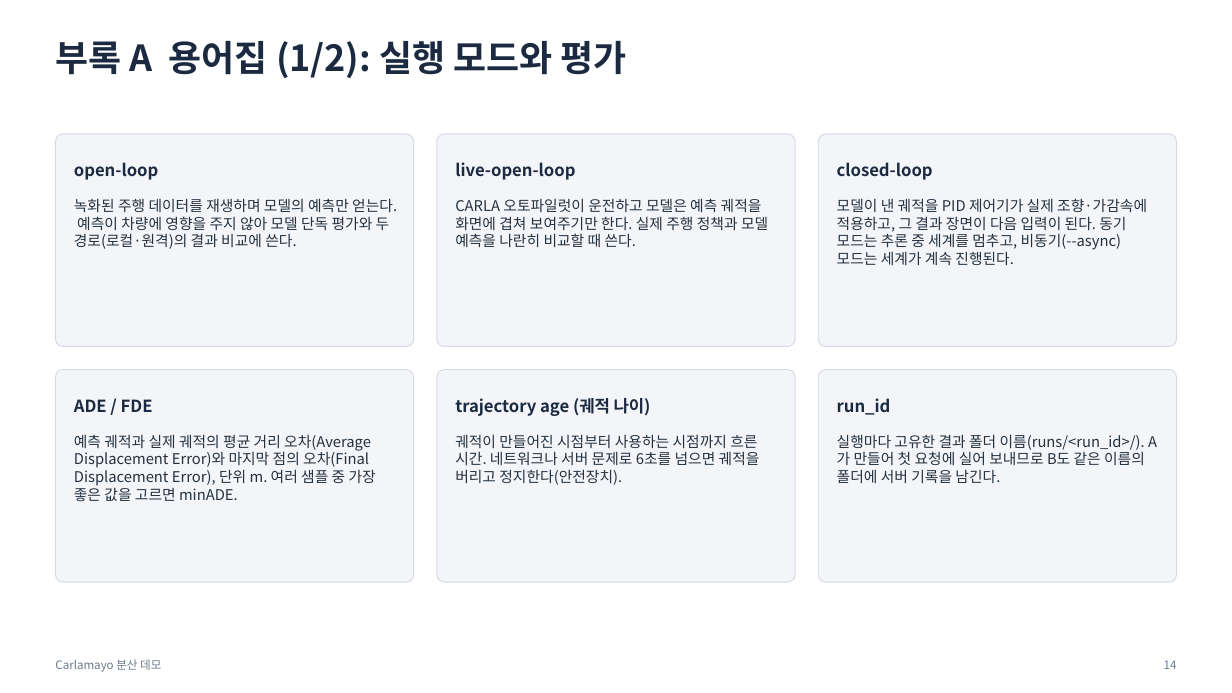
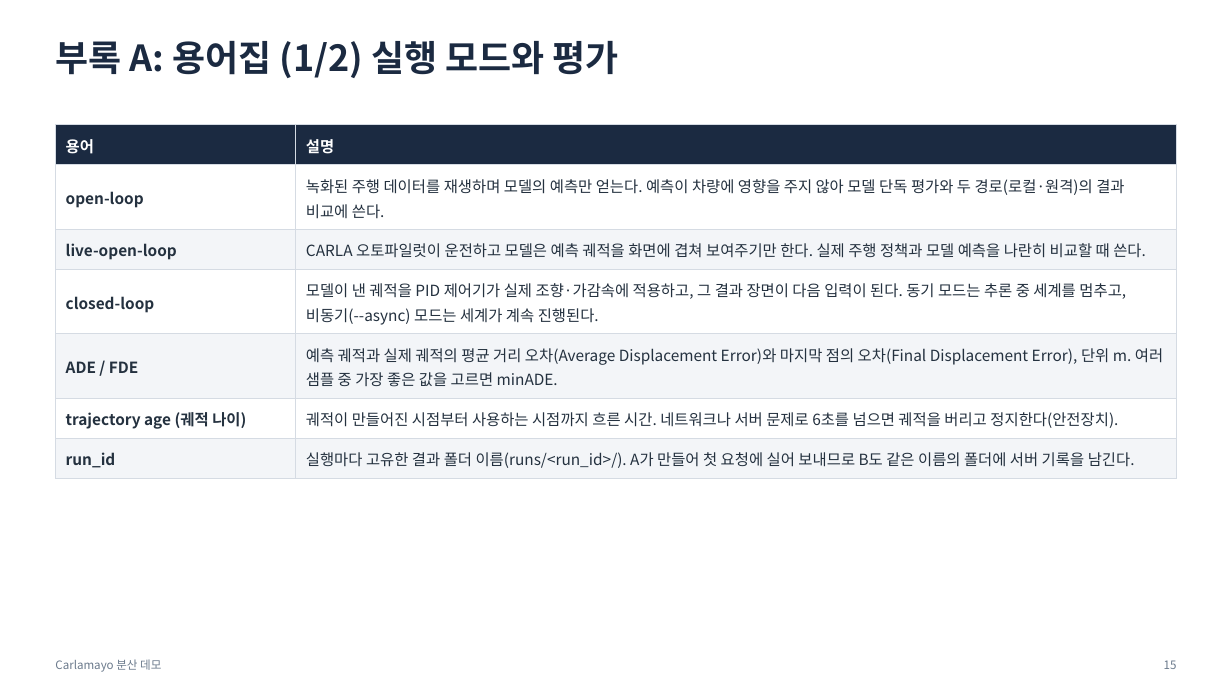
Before and after one commit to JwonMoon/carlamayo-my-distributed, a slide deck: slide 15 of docs/distributed/demo-overview.pptx (slide 14 before the commit). Drawn at 1232x693 pixels with LibreOffice and Linux fonts; fonts in the diff are those of the drawing. Boxes give left, top, right and bottom in pixels: in the first picture for what was removed or moved away, otherwise in the second. Text is boxed around its words. In the diff, an @@ line names an element or a change of style, - is before the commit and + after.

```diff
--- a/docs/distributed/demo-overview.pptx
+++ b/docs/distributed/demo-overview.pptx
@@ text at (55,41,618,78): text changed @@
-부록 A 용어집 (1/2): 실행 모드와 평가
+부록 A: 용어집 (1/2) 실행 모드와 평가
@@ rounded rectangle removed at (55,134,414,347) @@
@@ table added at (55,125,1177,472), 7 rows, 2 columns @@
+용어 | 설명
+open-loop | 녹화된 주행 데이터를 재생하며 모델의 예측만 얻는다. 예측이 차량에 영향을 주지 않아 모델 단독 평가와 두 경로(로컬·원격)의 결과 비교에 쓴다.
+live-open-loop | CARLA 오토파일럿이 운전하고 모델은 예측 궤적을 화면에 겹쳐 보여주기만 한다. 실제 주행 정책과 모델 예측을 나란히 비교할 때 쓴다.
+closed-loop | 모델이 낸 궤적을 PID 제어기가 실제 조향·가감속에 적용하고, 그 결과 장면이 다음 입력이 된다. 동기 모드는 추론 중 세계를 멈추고, 비동기(--async) 모드는 세계가 계속 진행된다.
+ADE / FDE | 예측 궤적과 실제 궤적의 평균 거리 오차(Average Displacement Error)와 마지막 점의 오차(Final Displacement Error), 단위 m. 여러 샘플 중 가장 좋은 값을 고르면 minADE.
+trajectory age (궤적 나이) | 궤적이 만들어진 시점부터 사용하는 시점까지 흐른 시간. 네트워크나 서버 문제로 6초를 넘으면 궤적을 버리고 정지한다(안전장치).
+run_id | 실행마다 고유한 결과 폴더 이름(runs/<run_id>/). A가 만들어 첫 요청에 실어 보내므로 B도 같은 이름의 폴더에 서버 기록을 남긴다.
@@ rounded rectangle removed at (437,134,796,347) @@
@@ rounded rectangle removed at (819,134,1177,347) @@
@@ text removed at (74,162,158,180) @@
-open-loop
@@ text removed at (455,162,575,180) @@
-live-open-loop
@@ text removed at (837,162,933,180) @@
-closed-loop
@@ text removed at (74,198,397,249) @@
-녹화된 주행 데이터를 재생하며 모델의 예측만 얻는다. 예측이 차량에 영향을 주지 않아 모델 단독 평가와 두 경로(로컬·원격)의 결과 비교에 쓴다.
@@ text removed at (455,198,768,247) @@
-CARLA 오토파일럿이 운전하고 모델은 예측 궤적을 화면에 겹쳐 보여주기만 한다. 실제 주행 정책과 모델 예측을 나란히 비교할 때 쓴다.
@@ text removed at (837,198,1147,265) @@
-모델이 낸 궤적을 PID 제어기가 실제 조향·가감속에 적용하고, 그 결과 장면이 다음 입력이 된다. 동기 모드는 추론 중 세계를 멈추고, 비동기(--async) 모드는 세계가 계속 진행된다.
@@ rounded rectangle removed at (55,370,414,582) @@
@@ rounded rectangle removed at (437,370,796,582) @@
@@ rounded rectangle removed at (819,370,1177,582) @@
@@ text removed at (74,399,153,412) @@
-ADE / FDE
@@ text removed at (455,398,651,416) @@
-trajectory age (궤적 나이)
@@ text removed at (837,398,891,415) @@
-run_id
@@ text removed at (74,434,376,502) @@
-예측 궤적과 실제 궤적의 평균 거리 오차(Average Displacement Error)와 마지막 점의 오차(Final Displacement Error), 단위 m. 여러 샘플 중 가장 좋은 값을 고르면 minADE.
@@ text removed at (455,434,760,485) @@
-궤적이 만들어진 시점부터 사용하는 시점까지 흐른 시간. 네트워크나 서버 문제로 6초를 넘으면 궤적을 버리고 정지한다(안전장치).
@@ text removed at (837,434,1145,483) @@
-실행마다 고유한 결과 폴더 이름(runs/<run_id>/). A가 만들어 첫 요청에 실어 보내므로 B도 같은 이름의 폴더에 서버 기록을 남긴다.
@@ text at (1164,660,1177,669): text changed @@
-14
+15
```
Also in this commit, not shown: 15 other slides changed, 1 slide added, 7 other files.
